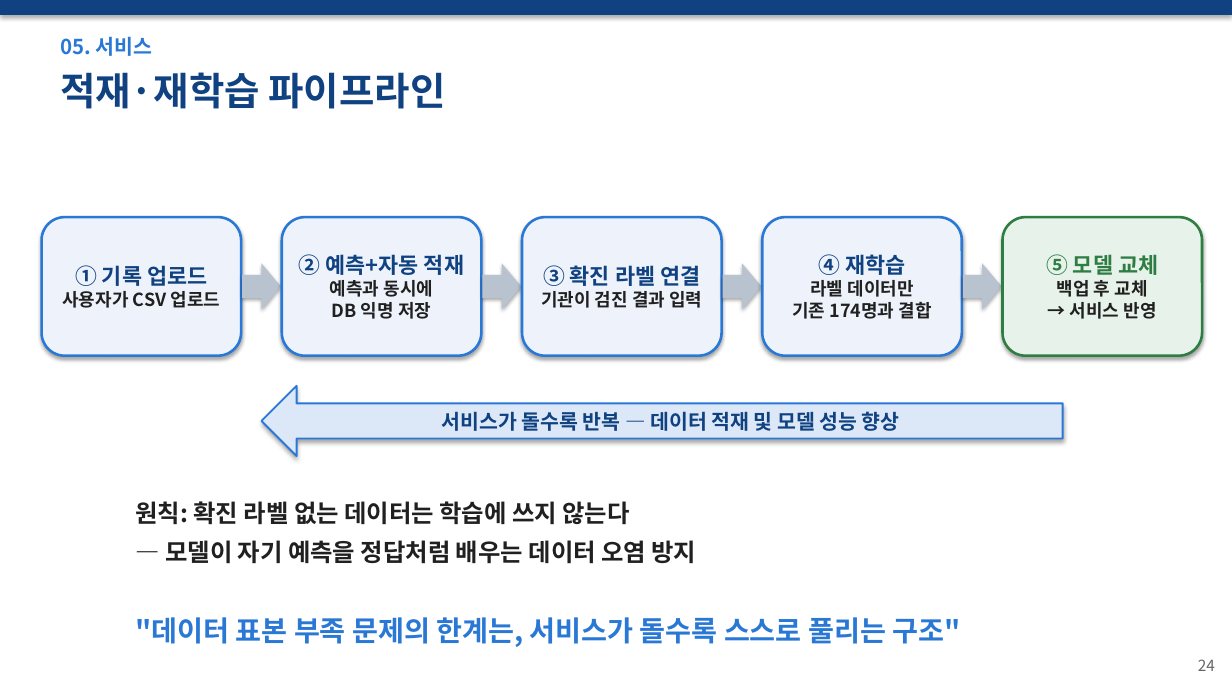
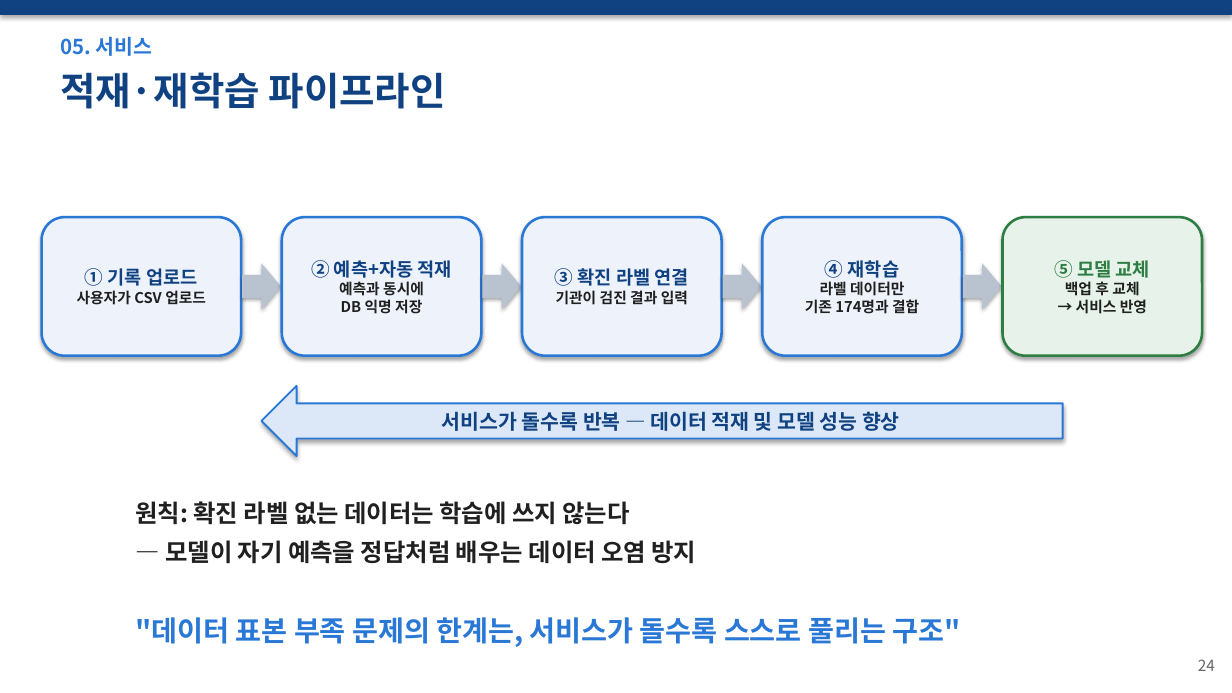
Before and after one commit to wpalswpa/dementia-screening, a slide deck: slide 24 of 발표자료_최종본_v6.pptx. Drawn at 1232x693 pixels with LibreOffice and Linux fonts; fonts in the diff are those of the drawing. Boxes give left, top, right and bottom in pixels: in the first picture for what was removed or moved away, otherwise in the second. Text is boxed around its words. In the diff, an @@ line names an element or a change of style, - is before the commit and + after.

Commit message:
발표자료: 전 슬라이드 검수 — 11페이지 전처리 재조립, 24페이지 흐름도 박스 줄바꿈 수정

```diff
--- a/발표자료_최종본_v6.pptx
+++ b/발표자료_최종본_v6.pptx
@@ rounded rectangle "① 기록 업로드" at box(42, 217, 241, 356): size 17 to 14.5 pt in "① 기록 업로드"; size 14 to 11.5 pt in "사용자가 CSV 업로드" @@
@@ rounded rectangle "② 예측+자동 적재" at box(282, 217, 482, 356): size 17 to 14.5 pt in "② 예측+자동 적재"; size 14 to 11.5 pt in "예측과 동시에", "DB 익명 저장" @@
@@ rounded rectangle "③ 확진 라벨 연결" at box(522, 217, 722, 356): size 17 to 14.5 pt in "③ 확진 라벨 연결"; size 14 to 11.5 pt in "기관이 검진 결과 입력" @@
@@ rounded rectangle "④ 재학습" at box(762, 217, 962, 356): size 17 to 14.5 pt in "④ 재학습"; size 14 to 11.5 pt in "라벨 데이터만", "기존 174명과 결합" @@
@@ rounded rectangle "⑤ 모델 교체" at box(1003, 217, 1202, 356): size 17 to 14.5 pt in "⑤ 모델 교체"; size 14 to 11.5 pt in "백업 후 교체", "→ 서비스 반영" @@
```
Also in this commit, not shown: 1 other slide changed.
